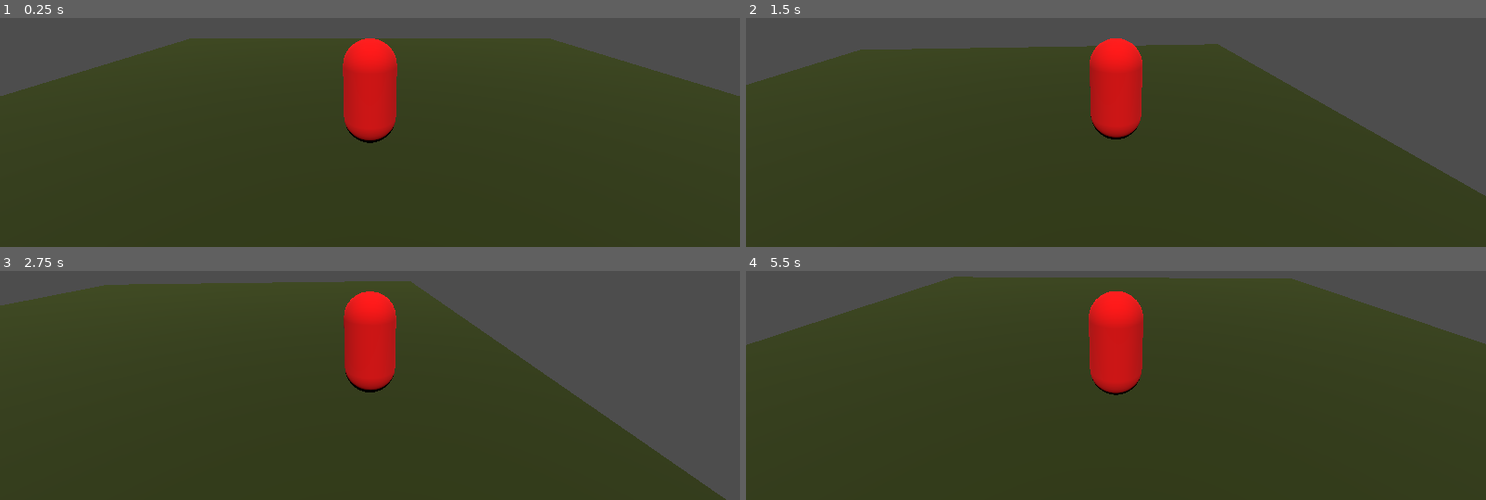
Above: before the commit, frames 1-4 (two rows, left to right).
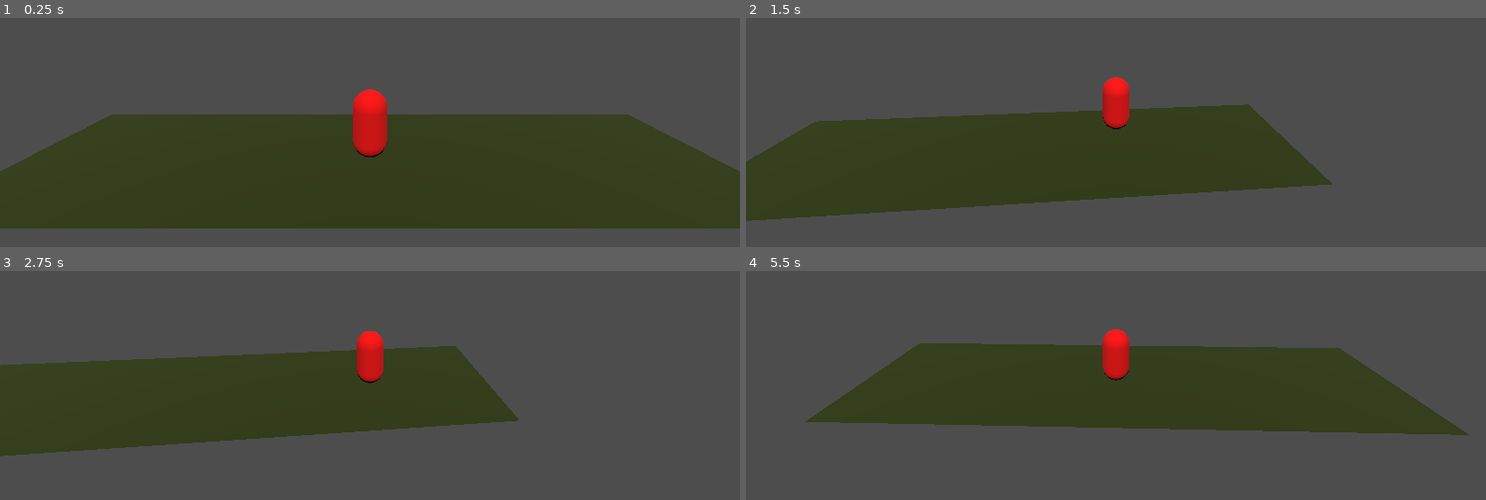
Above: after the commit, the same moments.

Repository: mswieboda/ld-58-practice
Game: Godot game, scene res://scenes/world.tscn
Two runs of this game, one before a commit and one after it. Both use one fixed random seed, a clock stepped at 60 frames per second and the inputs below.
Inputs:
- Up to frame 1 (0.25 s): no input
- Up to frame 2 (1.5 s): hold D (move_right) 0.53-1.28 s; tap Space (jump) at 0.77 s; hold S (move_down) from 1.28 s (still down)
- Up to frame 3 (2.75 s): tap Space (jump) at 1.52 s; release S (move_down) at 2.03 s; hold D (move_right) from 2.03 s (still down)
- Up to frame 4 (5.5 s): release D (move_right) at 2.78 s; hold W (move_up) 2.78-3.53 s; tap Space (jump) at 3.02, 3.77, 4.52 s; hold A (move_left) 3.53-5.03 s; hold S (move_down) from 5.03 s (still down)

The runs differ from the first frame. In frame 1, 39% of the frame differs, in the area x 0-100%, y 8-100%; in frame 2, 46%; in frame 3, 48%; in frame 4, 64%, in the area x 0-100%, y 2-100%.

Commit message:
tweaks camera for platforming

Diff:
--- a/objs/player/player.gd
+++ b/objs/player/player.gd
@@ -20,7 +20,8 @@
 
     # Get input direction
     var input_dir := Input.get_vector("move_left", "move_right", "move_up", "move_down")
-    var direction := (transform.basis * Vector3(input_dir.x, 0, input_dir.y)).normalized()
+    # NOTE: ignore move_up, move_down in the y direction since it's a platformer
+    var direction := (transform.basis * Vector3(input_dir.x, 0, 0)).normalized()
 
     # Apply movement with acceleration/friction
     if direction:
--- a/scenes/world.tscn
+++ b/scenes/world.tscn
@@ -6,7 +6,7 @@
 [sub_resource type="WorldBoundaryShape3D" id="WorldBoundaryShape3D_e5uuo"]
 
 [sub_resource type="PlaneMesh" id="PlaneMesh_nnsk1"]
-size = Vector2(20, 20)
+size = Vector2(20, 5)
 
 [sub_resource type="StandardMaterial3D" id="StandardMaterial3D_rwgxs"]
 albedo_color = Color(0.18431373, 0.22745098, 0, 1)
@@ -32,3 +32,5 @@
 transform = Transform3D(1, 0, 0, 0, 0.95655954, 0.29153708, 0, -0.29153708, 0.95655954, 0, 2.0646338, 2.3970237)
 script = ExtResource("2_rwgxs")
 player_path = NodePath("../player")
+offset = Vector3(0, 5, 9)
+follow_smoothness = 5.0
